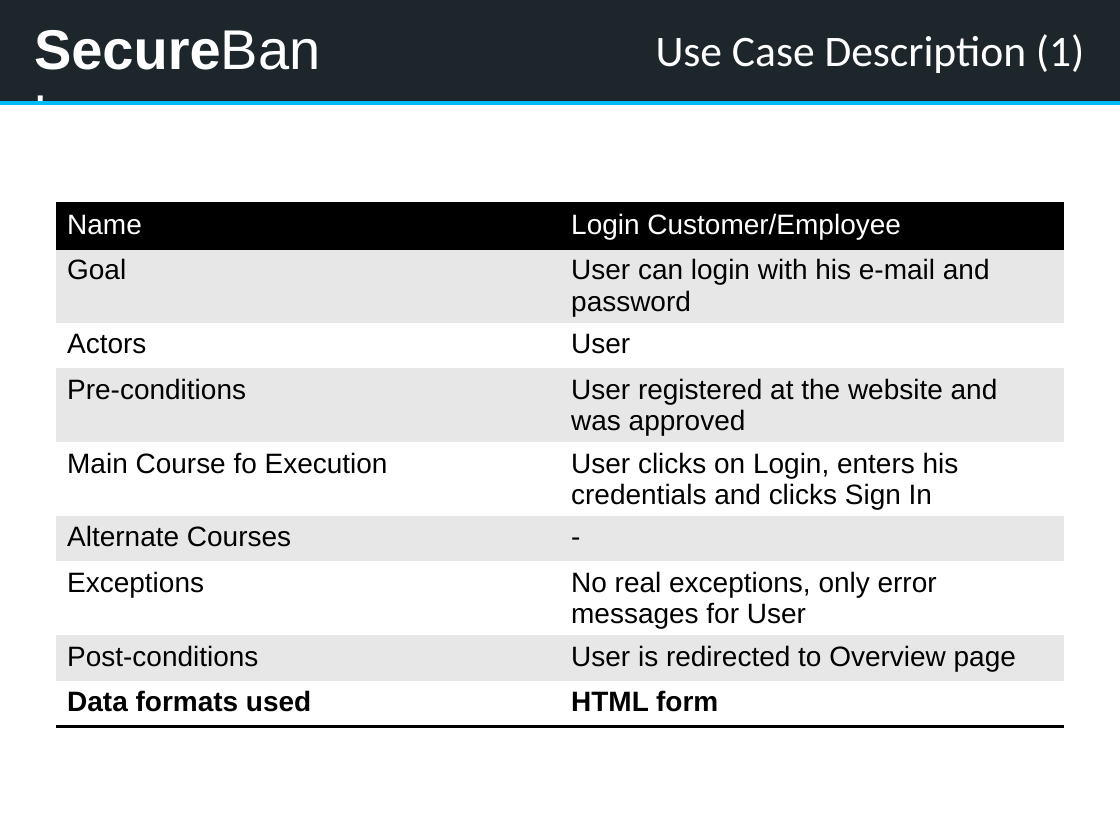
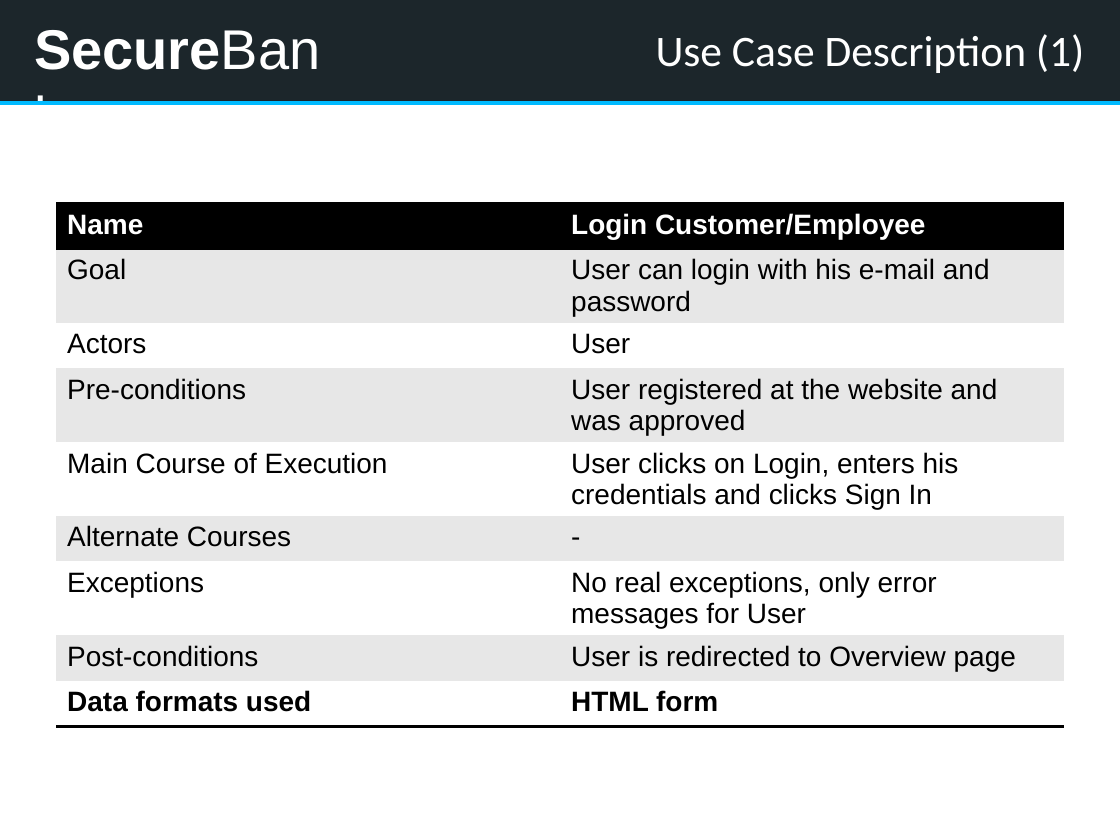
Before and after one commit to kwuerl/secure-coding-team-8, a slide deck: slide 8 of presentation1.pptx. Drawn at 1120x840 pixels with LibreOffice and Linux fonts; fonts in the diff are those of the drawing. Boxes give left, top, right and bottom in pixels: in the first picture for what was removed or moved away, otherwise in the second. Text is boxed around its words. In the diff, an @@ line names an element or a change of style, - is before the commit and + after.

```diff
--- a/presentation1.pptx
+++ b/presentation1.pptx
@@ table at [56, 204, 1064, 745] @@
-row 5, column 1: Main Course fo Execution
+row 5, column 1: Main Course of Execution
@@ bold on in "Name", "Login Customer/Employee", "Data formats used", "HTML form" @@
```
Also in this commit, not shown: 8 other slides changed, 5 slides added.
